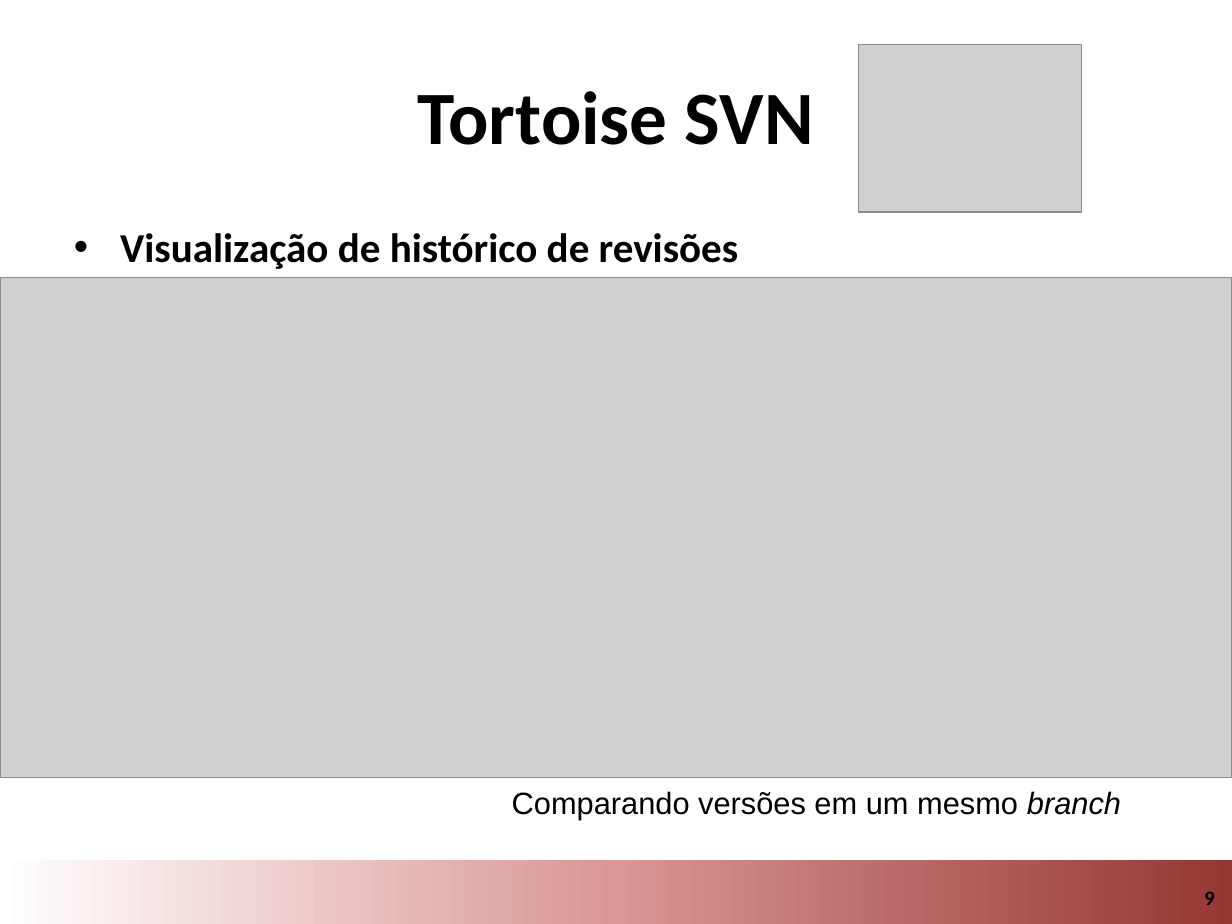
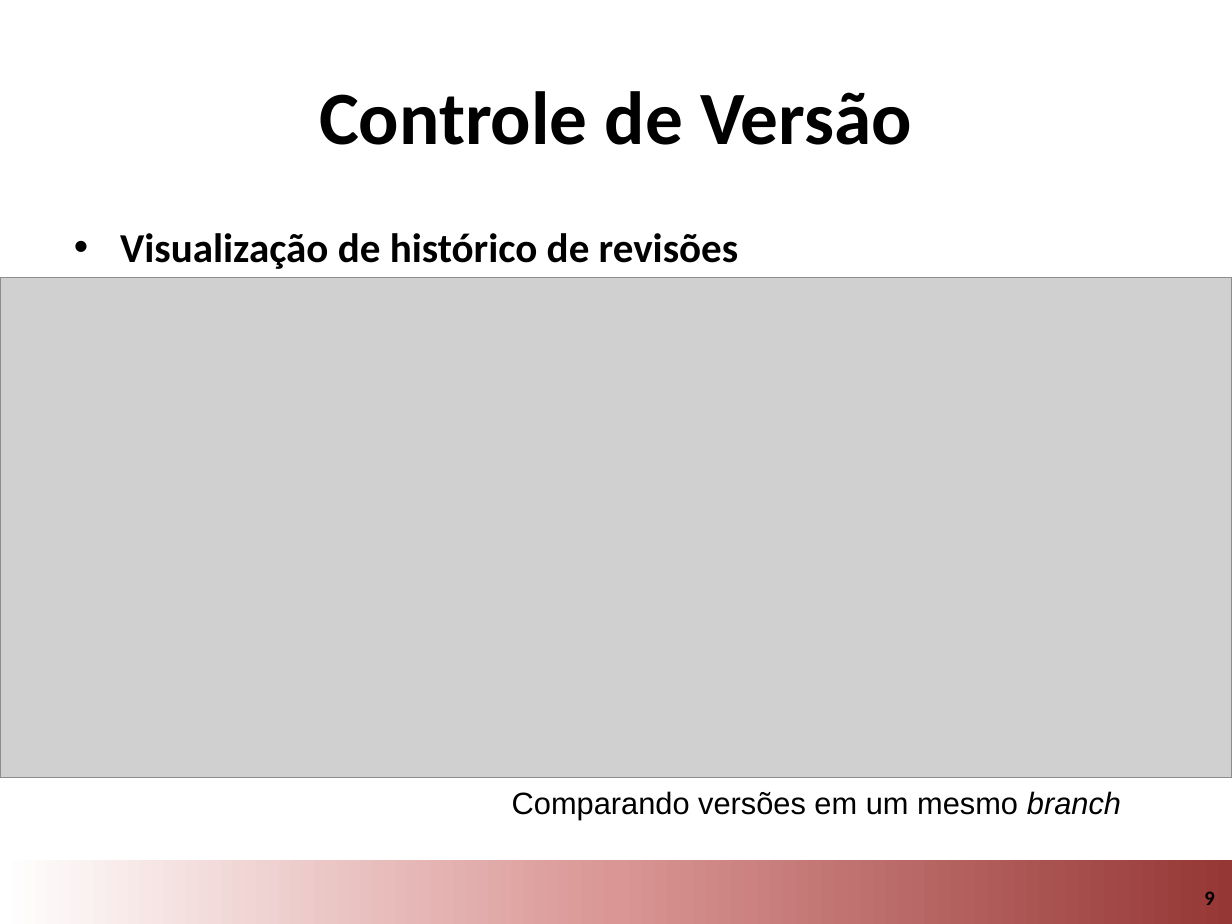
Before and after one commit to ESEGroup/mytinyPoll, a slide deck: slide 9 of Material de Referencia/Controle de Versao.pptx. Drawn at 1232x924 pixels with LibreOffice and Linux fonts; fonts in the diff are those of the drawing; grey boxes stand for pictures; background and template pictures are left out. Boxes give left, top, right and bottom in pixels: in the first picture for what was removed or moved away, otherwise in the second. Text is boxed around its words. In the diff, an @@ line names an element or a change of style, - is before the commit and + after.

```diff
--- a/Material de Referencia/Controle de Versao.pptx
+++ b/Material de Referencia/Controle de Versao.pptx
@@ picture removed at [859,44,1082,212] @@
@@ title at [319,91,912,145]: text changed @@
-Tortoise SVN
+Controle de Versão
```
Also in this commit, not shown: 2 other slides changed, 1 other file.
